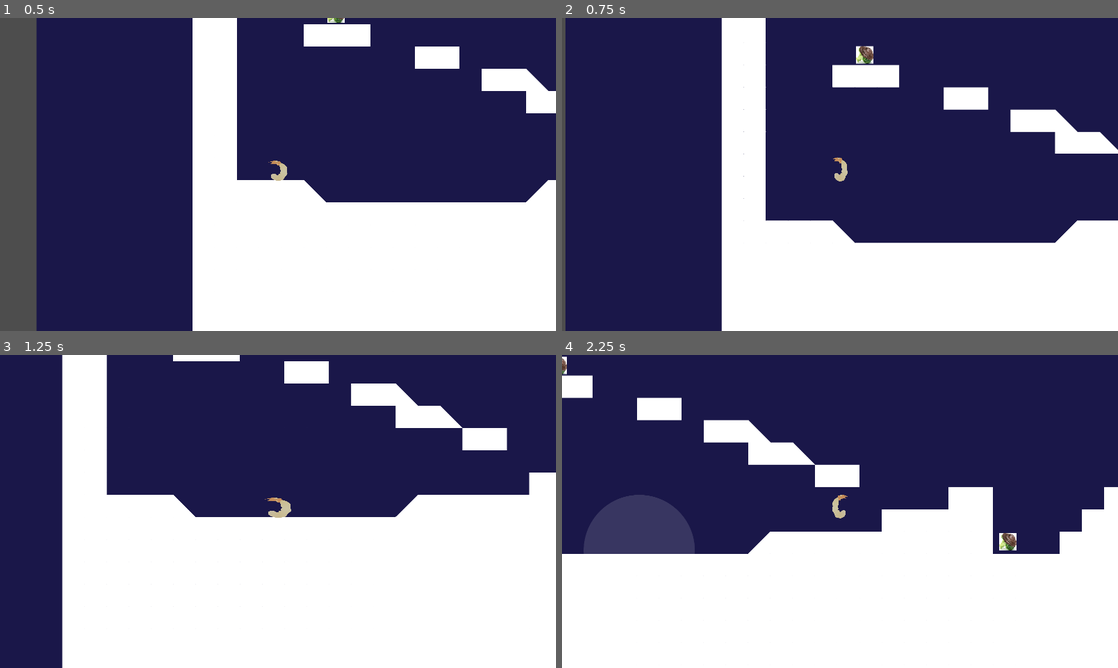
Above: before the commit, frames 1-4 (two rows, left to right).
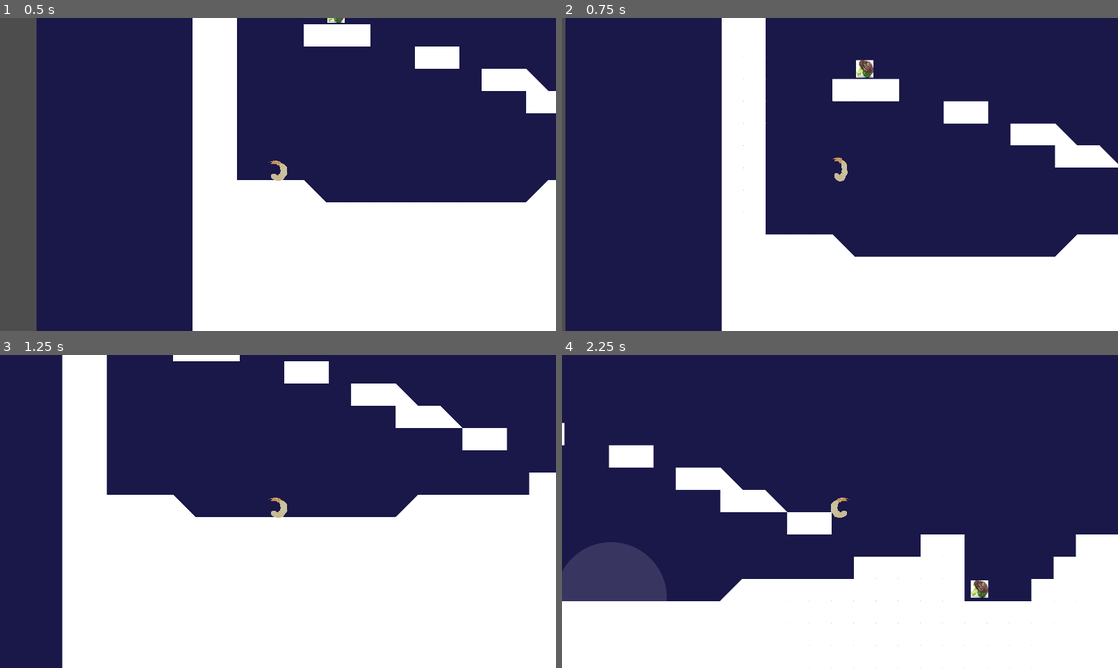
Above: after the commit, the same moments.

Repository: aectias/ShrimpFriedRice
Game: Godot game, scene res://Levels/FinalLevel.tscn
Same seed, same stepped clock (60 frames per second), same inputs: the game is played once before the commit and once after it.
Inputs (mouse positions are in pixels of both pictures, inside the frame that each line leads up to):
- Up to frame 1 (0.5 s): no input
- Up to frame 2 (0.75 s): move the mouse to (962, 158) at 0.52 s; hold Right (ui_right) from 0.53 s (still down); hold Space (jump) from 0.53 s (still down)
- Up to frame 3 (1.25 s): keep holding Right (ui_right); keep holding Space (jump)
- Up to frame 4 (2.25 s): move the mouse to (728, 527) at 1.27 s; release Space (jump) at 1.28 s; click (728, 527) at 1.35 s; tap Space (jump) at 1.52, 1.55, 1.82 s; move the mouse to (895, 442) at 2.02 s; release Right (ui_right) at 2.03 s; hold Left (ui_left) from 2.03 s (still down); hold Space (jump) from 2.03 s (still down)

Frame 1 is identical in both runs. In frame 2, 6.7% of the frame differs, in the area x 32-100%, y 8-77%; in frame 3, less than 0.1%; in frame 4, 23%, in the area x 0-100%, y 0-100%.

Commit message:
idk what's going on

Diff:
--- a/2D-LevelDesignMap_01/Explosion.gd
+++ b/2D-LevelDesignMap_01/Explosion.gd
@@ -1,7 +1,7 @@
 extends Area2D
 
 var exploded = false;
-const Player = preload("res://Player/Player.tscn")
+# const Player = preload("res://Player/Player.tscn")
 const bomb_push_speed = 750;
 const explosion_time_to_death = 1;
 const explosion_active_time = 0.2;
--- a/2D-LevelDesignMap_01/Levels/FinalLevel.tscn
+++ b/2D-LevelDesignMap_01/Levels/FinalLevel.tscn
@@ -18,9 +18,8 @@
 color = Color(0.101961, 0.0901961, 0.286275, 1)
 metadata/_edit_lock_ = true
 
-[node name="Player" parent="." instance=ExtResource("2_i8d84")]
+[node name="Player" parent="." instance=ExtResource("2_tsdo3")]
 position = Vector2(-8714, 3650)
-jump_force = 1000.0
 
 [node name="Camera2D" type="Camera2D" parent="Player"]
 zoom = Vector2(1.2, 1.2)
Not shown, added: 2D-LevelDesignMap_01/Art/Carrots.png.import
Not shown, added: 2D-LevelDesignMap_01/Art/GreenOnion.png.import
Not shown, added: 2D-LevelDesignMap_01/Art/Peas.png.import
Not shown, added: 2D-LevelDesignMap_01/Art/Tomato.png.import
Not shown, added: 2D-LevelDesignMap_01/Art/Wok.png.import
Not shown: 1 places in 2D-LevelDesignMap_01/Levels/FinalLevel.tscn that only renumber resources
